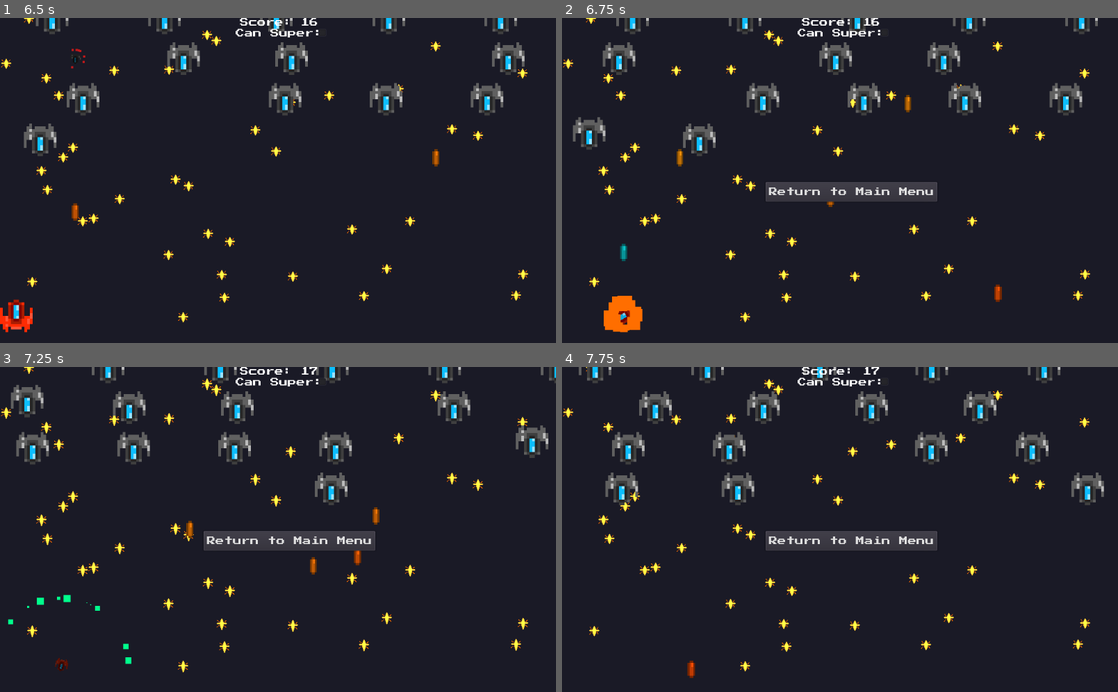
Above: before the commit, frames 1-4 (two rows, left to right).
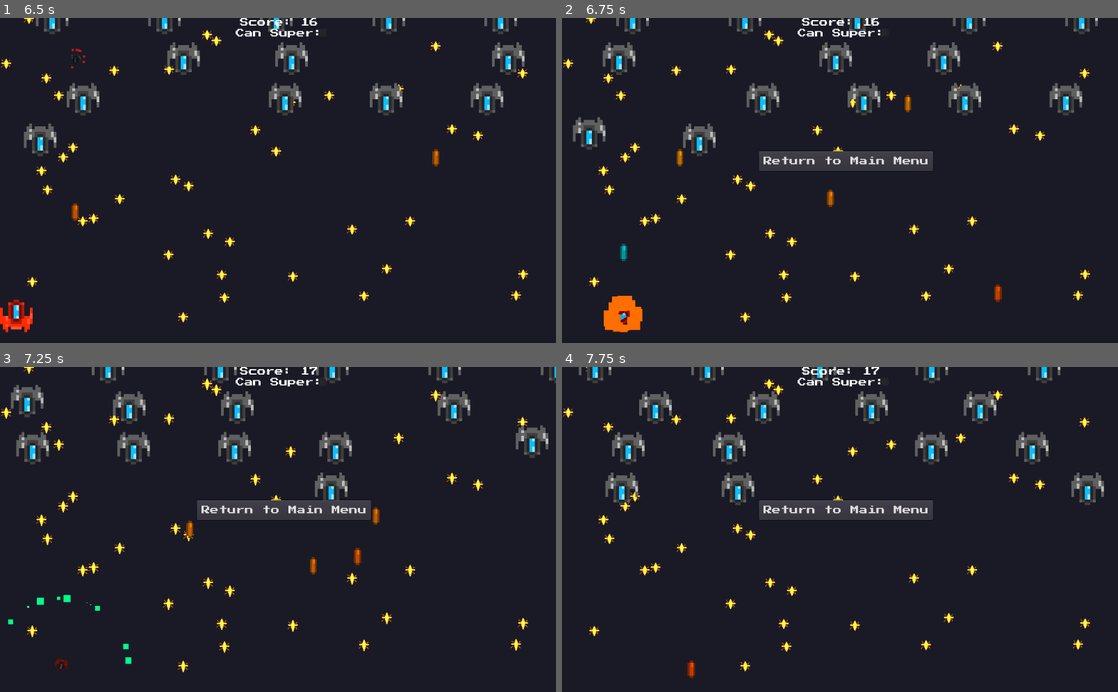
Above: after the commit, the same moments.

Repository: PandorasGit/LudumDare51Submission
Game: Godot game, scene res://MainMenu/MainMenu.tscn
The game is run twice, just before and just after one commit, with the same random seed, the same clock (stepped at 60 frames per second) and the same inputs.
Inputs:
- Up to frame 1 (6.5 s): click "Start Game" at 0.5 s; hold D (move_right) 1.28-2.03 s; tap Space (shoot) every 0.75 s from 1.35 to 5.85 s; hold A (move_left) 2.03-2.78 s; hold D (move_right) 2.78-4.28 s; hold A (move_left) from 4.28 s (still down)
- Up to frame 2 (6.75 s): release A (move_left) at 6.53 s; hold D (move_right) from 6.53 s (still down); tap Space (shoot) at 6.6 s
- Up to frame 3 (7.25 s): keep holding D (move_right)
- Up to frame 4 (7.75 s): keep holding D (move_right); tap Space (shoot) at 7.35 s

Frame 1 is identical in both runs. In frame 2, 3.7% of the frame differs, in the area x 35-68%, y 40-57%; in frame 3, 3.7%; in frame 4, 3.7%.

Commit message:
Add music to world

Diff:
--- a/project/HUD/HUD.tscn
+++ b/project/HUD/HUD.tscn
@@ -44,10 +44,10 @@
 visible = false
 anchor_right = 1.0
 anchor_bottom = 1.0
-margin_left = 375.0
-margin_top = 303.0
-margin_right = -385.0
-margin_bottom = -261.0
+margin_left = 363.0
+margin_top = 246.0
+margin_right = -345.0
+margin_bottom = -318.0
 custom_fonts/font = SubResource( 3 )
 text = "Return to Main Menu"
 
--- a/project/World/World.tscn
+++ b/project/World/World.tscn
@@ -6,6 +6,7 @@
 [ext_resource path="res://World/World.gd" type="Script" id=4]
 [ext_resource path="res://BulletSpawner/BulletSpawner.tscn" type="PackedScene" id=5]
 [ext_resource path="res://Background/Background.tscn" type="PackedScene" id=6]
+[ext_resource path="res://World/ost.ogg" type="AudioStream" id=7]
 
 [sub_resource type="RectangleShape2D" id=1]
 extents = Vector2( 10, 31 )
@@ -42,3 +43,8 @@
 
 [node name="CollisionShape2D" type="CollisionShape2D" parent="PlayerBoundaries/BoundaryRight"]
 shape = SubResource( 1 )
+
+[node name="SoundTrack" type="AudioStreamPlayer" parent="."]
+stream = ExtResource( 7 )
+volume_db = -19.158
+autoplay = true
Not shown: 1 places in project/World/World.tscn that only renumber resources
Not shown, added: project/World/ost.ogg.import
Not shown, added: project/World/ost.ogg
